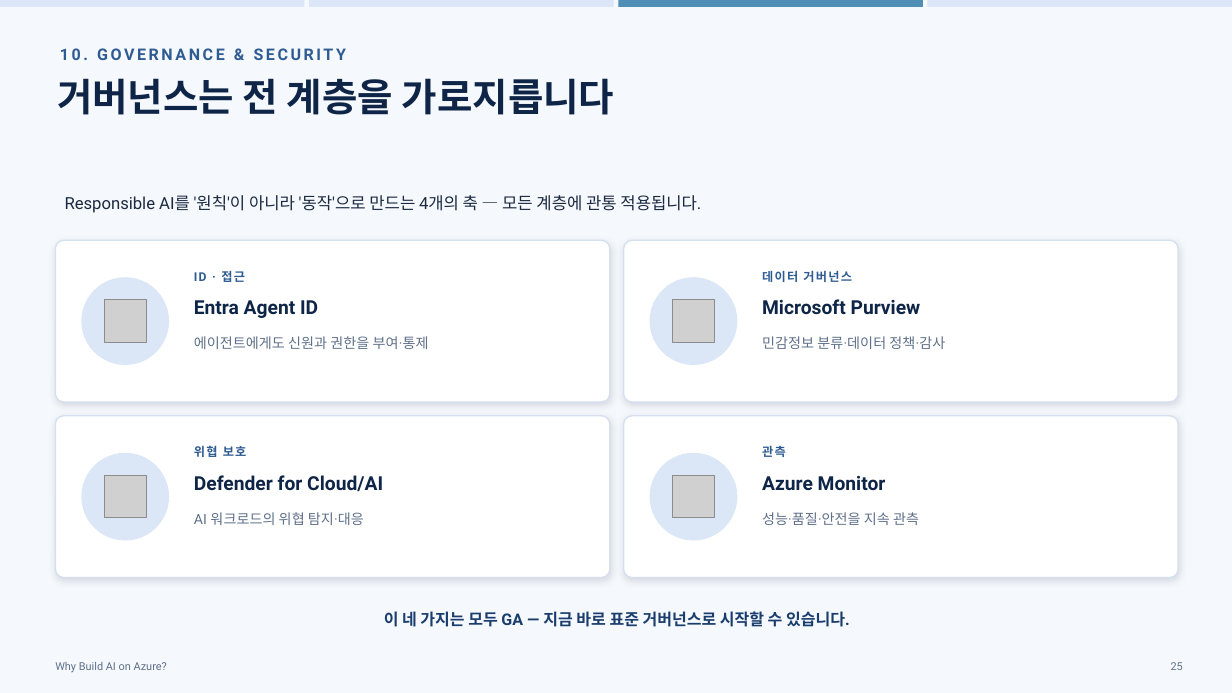
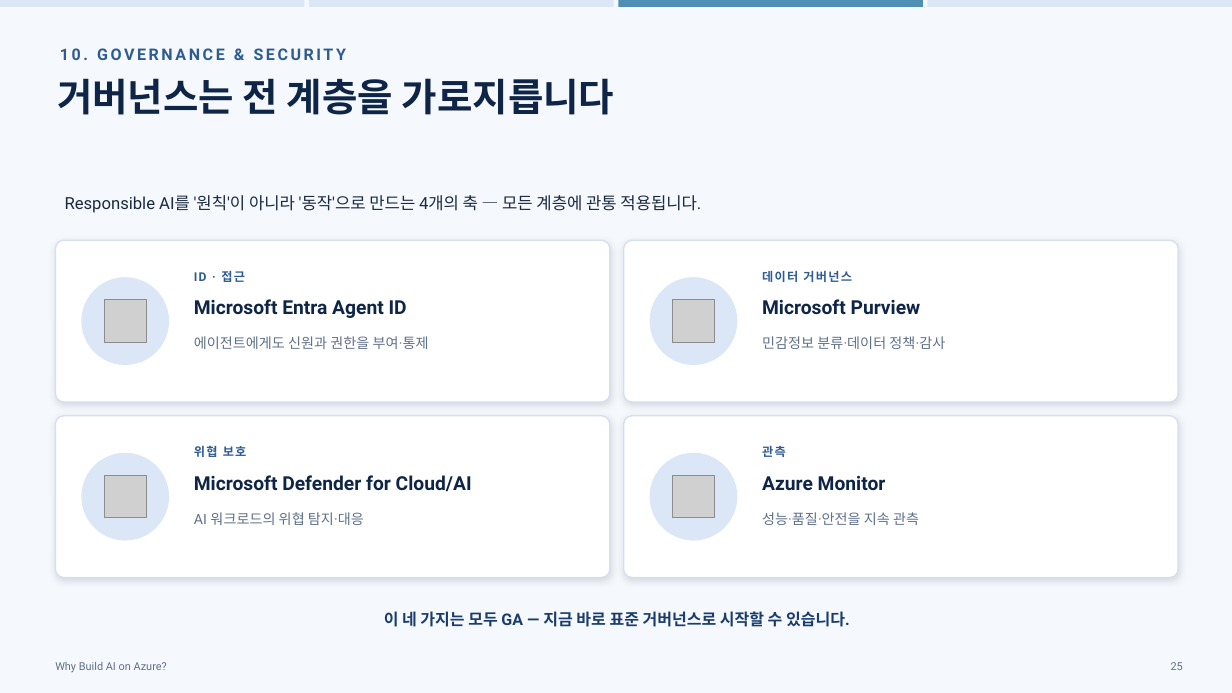
Before and after one commit to hijigoo/why-build-ai-on-azure, a slide deck: slide 25 of PROD-why-build-ai-on-azure.pptx. Drawn at 1232x693 pixels with LibreOffice and Linux fonts; fonts in the diff are those of the drawing; grey boxes stand for pictures. Boxes give left, top, right and bottom in pixels: in the first picture for what was removed or moved away, otherwise in the second. Text is boxed around its words. In the diff, an @@ line names an element or a change of style, - is before the commit and + after.

```diff
--- a/PROD-why-build-ai-on-azure.pptx
+++ b/PROD-why-build-ai-on-azure.pptx
@@ text at (194, 299, 407, 318): text changed @@
-Entra Agent ID
+Microsoft Entra Agent ID
@@ text at (194, 475, 472, 492): text changed @@
-Defender for Cloud/AI
+Microsoft Defender for Cloud/AI
```
Also in this commit, not shown: 17 other slides changed, 1 other file.
